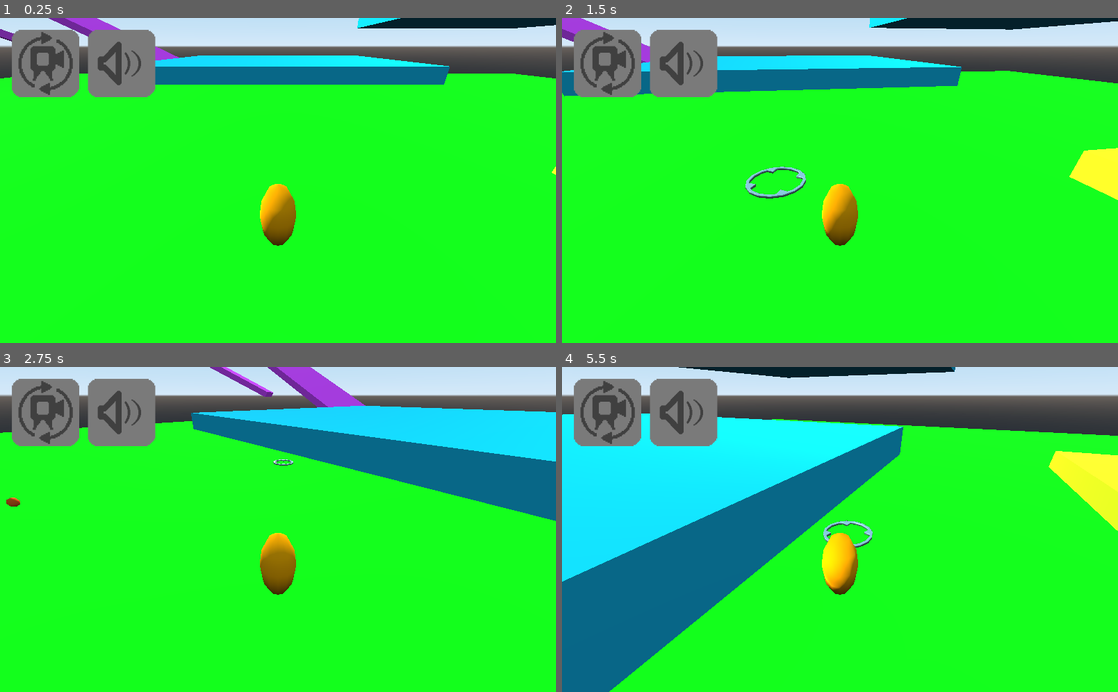
Above: before the commit, frames 1-4 (two rows, left to right).
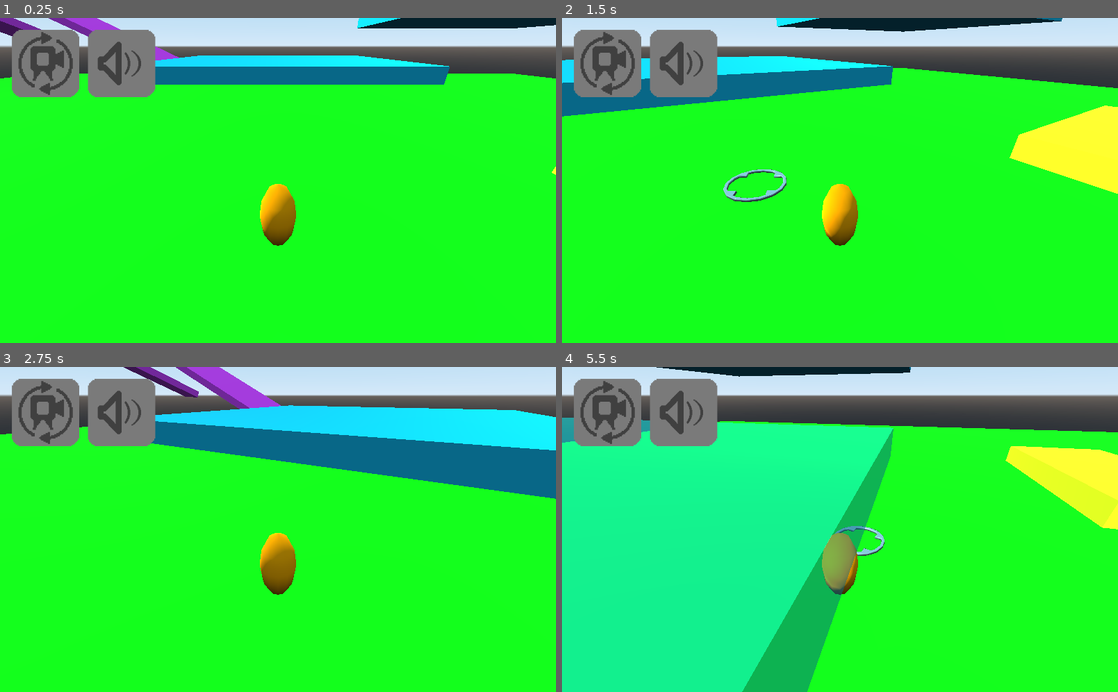
Above: after the commit, the same moments.

Repository: albesca/Test3dPlatformer
Game: Godot game, scene res://Assets/Scenes/Level.tscn
The game is run twice, just before and just after one commit, with the same random seed, the same clock (stepped at 60 frames per second) and the same inputs.
Inputs (mouse positions are in pixels of both pictures, inside the frame that each line leads up to):
- Up to frame 1 (0.25 s): no input
- Up to frame 2 (1.5 s): tap Enter at 0.5 s; move the mouse to (962, 164) at 0.52 s; click (962, 164) at 0.67 s; drag from (728, 196) to (812, 245) at 1.27 s
- Up to frame 3 (2.75 s): move the mouse to (333, 458) at 2.02 s; click (333, 458) at 2.17 s
- Up to frame 4 (5.5 s): drag from (812, 594) to (673, 480) at 2.77 s; tap Space at 3.5 s; move the mouse to (1006, 578) at 3.52 s; click (1006, 578) at 3.67 s; drag from (673, 480) to (756, 448) at 4.27 s; move the mouse to (867, 529) at 5.02 s; click (867, 529) at 5.17 s

The runs differ from the first frame. In frame 1, 0.3% of the frame differs, in the area x 0-8%, y 0-8%; in frame 2, 8.5%; in frame 3, 7.0%; in frame 4, 45%, in the area x 0-100%, y 0-100%.
Error before the commit: Attempt to call function 'queue_free' in base 'previously freed instance' on a null instance. (res://Assets/Scripts/Level.gd:93)

Commit message:
refactored movements

Diff:
--- a/Assets/Scenes/Gui.tscn
+++ b/Assets/Scenes/Gui.tscn
@@ -39,7 +39,6 @@
 }
 
 [node name="DebugData" type="Control" parent="."]
-visible = false
 margin_right = 40.0
 margin_bottom = 40.0
 __meta__ = {
@@ -47,6 +46,7 @@
 }
 
 [node name="Label" type="Label" parent="DebugData"]
+visible = false
 margin_top = 27.0
 margin_right = 40.0
 margin_bottom = 41.0
@@ -55,11 +55,13 @@
 }
 
 [node name="Label2" type="Label" parent="DebugData"]
+visible = false
 margin_top = 54.0
 margin_right = 40.0
 margin_bottom = 68.0
 __meta__ = {
 "_edit_use_anchors_": false
 }
+
 [connection signal="pressed" from="SwitchCamera" to="." method="switch_camera"]
 [connection signal="toggled" from="ToggleMusic" to="." method="toggle_music"]
--- a/Assets/Scenes/Level.tscn
+++ b/Assets/Scenes/Level.tscn
@@ -7,7 +7,7 @@
 [ext_resource path="res://Assets/Scenes/Ledge.tscn" type="PackedScene" id=5]
 [ext_resource path="res://Assets/Scenes/Flag.tscn" type="PackedScene" id=6]
 [ext_resource path="res://Assets/Scenes/Gui.tscn" type="PackedScene" id=7]
-[ext_resource path="res://Assets/Music/green_grass_waltz.ogg" type="AudioStream" id=8]
+[ext_resource path="res://Assets/Music/waltz_piano.ogg" type="AudioStream" id=8]
 [ext_resource path="res://Assets/Scenes/Ramp.tscn" type="PackedScene" id=9]
 
 [node name="Level" type="Spatial"]
@@ -18,10 +18,7 @@
 
 [node name="Player" parent="." instance=ExtResource( 3 )]
 collision_mask = 12
-angle_precision = 0.01
-rotating_speed = 16.0
-max_angle_to_move = 0.25
-walking_speed = 8.0
+jump_strenght = 12.0
 
 [node name="Camera2" type="Camera" parent="Player"]
 transform = Transform( 0.965926, -5.55139e-09, 0.258819, -0.258819, -4.2167e-08, 0.965926, 5.55139e-09, -1, -4.2167e-08, 5, 20, 0 )
@@ -76,7 +73,7 @@
 transform = Transform( 1, 0, 0, 0, 1, 0, 0, 0, 1, 25, 6, 40 )
 
 [node name="Ramp2" parent="." instance=ExtResource( 9 )]
-transform = Transform( 0.707107, 0, 0.707107, 0, 1, 0, -0.707107, 0, 0.707107, 50, 12, 30 )
+transform = Transform( 0.5, 0, 0.866026, 0, 1, 0, -0.866026, 0, 0.5, 45, 12, 30 )
 
 [node name="Flag" parent="." instance=ExtResource( 6 )]
 transform = Transform( 0.707107, 0, 0.707107, 0, 1, 0, -0.707107, 0, 0.707107, 40, 20, 20 )
@@ -87,6 +84,7 @@
 
 [node name="MusicBackground" type="AudioStreamPlayer" parent="."]
 stream = ExtResource( 8 )
+
 [connection signal="set_destination" from="Gound" to="." method="set_destination"]
 [connection signal="despawn_destination_marker" from="Player" to="." method="despawn_destination_marker"]
 [connection signal="reset_level" from="Player" to="." method="reset_level"]
--- a/Assets/Scripts/Global.gd
+++ b/Assets/Scripts/Global.gd
@@ -10,6 +10,9 @@
 const FALL_FACTOR = 4.0
 const OBJECT_PICKED = "object picked"
 const MAX_SLOPE = PI/3
+const STATE_ON_GROUND = "state on ground"
+const STATE_FALLING = "state falling"
+const STATE_JUMPING = "state jumping"
 
 
 func round_vector3(vector, precision = DEFAULT_PRECISION):
--- a/Assets/Scripts/Level.gd
+++ b/Assets/Scripts/Level.gd
@@ -30,10 +30,12 @@
 
 	if counter > 15:
 		counter = 0
-		$Gui/DebugData/Label.text = str($Player.transform)
-		$Gui/DebugData/Label2.text = str(round($Player.velocity.x * 100.0) / \
-				100.0) + " - " + str(round($Player.velocity.y * 100.0) / \
-				100.0) + " - " + str(round($Player.velocity.x * 100.0) / 100.0)
+#		$Gui/DebugData/Label.text = str($Player.transform)
+#		$Gui/DebugData/Label2.text = str(round($Player.velocity.x * 100.0) / \
+#				100.0) + " - " + str(round($Player.velocity.y * 100.0) / \
+#				100.0) + " - " + str(round($Player.velocity.x * 100.0) / 100.0)
+		$Gui/DebugData/Label.text = str($Player.velocity)
+		$Gui/DebugData/Label2.text = str($Player.last_angle_to_destination)
 	else:
 		counter += 1
 
--- /dev/null
+++ b/Assets/Scripts/MobNew.gd
@@ -0,0 +1,181 @@
+extends KinematicBody
+
+
+export var acceleration_factor = 20.0
+export var angle_precision = 0.05
+export var distance_precision = 1
+export var height = 1.0
+export var jump_strenght = 10.0
+export var jump_min_impulse = 0.25
+export var jump_max_impulse = 0.75
+export var speed_precision = 0.01
+export var turning_speed = 5.0
+export var walking_speed = 10.0
+
+var destination = null
+var destination_far = false
+var jump_impulse = null
+var last_distance_to_destination = 0
+var last_angle_to_destination = 0
+var mob_state
+var speed = 0
+var velocity = Vector3.ZERO
+
+
+func get_jump_vector(jump_factor):
+	var jump_angle = acos(clamp(jump_factor / height, jump_min_impulse, \
+			jump_max_impulse))
+	var result = transform.basis.z.rotated(transform.basis.x, -jump_angle)
+	return result
+
+
+func evaluate_state():
+	if is_on_ground():
+		mob_state = Global.STATE_ON_GROUND
+	else:
+		if velocity.y > 0:
+			mob_state = Global.STATE_JUMPING
+		else:
+			mob_state = Global.STATE_FALLING
+
+
+func is_on_ground():
+	return is_on_floor()
+
+
+func get_angle_to_target(target):
+	var target_transform = transform.looking_at(target, Vector3.UP)
+	var starting_rotation = transform.rotated(Vector3.UP, PI).basis.get_euler().y
+	var target_rotation = target_transform.basis.get_euler().y
+	var angle_to_target = target_rotation - starting_rotation
+	if abs(angle_to_target) > PI:
+		angle_to_target = (2 * PI - abs(angle_to_target)) * \
+				(abs(angle_to_target) / angle_to_target) * -1
+	return angle_to_target
+
+
+func get_angle_rotation(angle_to_target, distance, delta):
+	var speed_factor = clamp(speed, 1, walking_speed)
+	var rotating_factor = clamp(turning_speed * (abs(angle_to_target) / PI) * \
+			speed_factor, turning_speed * \
+			Global.MIN_ROTATING_SPEED, turning_speed)
+	var distance_factor = cos(clamp(abs(distance - distance_precision), 0, \
+			PI / 2)) * 3
+	if distance < distance_precision and !destination_far:
+		rotating_factor *= 1 + distance_factor
+
+	var result = clamp(abs(angle_to_target) * rotating_factor * \
+			delta, 0, abs(angle_to_target)) * (angle_to_target / \
+			abs(angle_to_target))
+	return result
+
+
+func get_destination_same_altitude(target):
+	var result = Vector3(target)
+	result.y = transform.origin.y
+	return result
+
+
+func is_getting_closer(distance_to_destination):
+	var result = false
+	if last_distance_to_destination == 0 or velocity == Vector3.ZERO:
+		result = true
+	elif distance_to_destination < last_distance_to_destination:
+		result = true
+
+	return result
+
+
+func get_ground_normal():
+	var result = Vector3.ZERO
+	if is_on_floor():
+		result = get_floor_normal()
+
+	return result
+
+
+func get_angle_precision(_distance):
+	return angle_precision
+
+
+func reset_destination():
+	destination = null
+	destination_far = false
+	last_distance_to_destination = 0
+	last_angle_to_destination = 0
+	speed = 0
+
+
+func _physics_process(delta):
+	evaluate_state()
+	if mob_state == Global.STATE_ON_GROUND:
+		var is_braking = false
+		velocity.y = 0
+		if destination:
+			var distance_to_destination = transform.origin.distance_to(\
+					get_destination_same_altitude(destination))
+
+			var angle_to_target = get_angle_to_target(\
+					get_destination_same_altitude(destination))
+			if abs(angle_to_target) > get_angle_precision( \
+					distance_to_destination):
+				var angle_rotation = get_angle_rotation(angle_to_target, \
+						distance_to_destination, delta)
+				rotate_y(angle_rotation)
+
+			if distance_to_destination > distance_precision:
+				if is_getting_closer(distance_to_destination):
+					last_distance_to_destination = distance_to_destination
+					speed = clamp(speed + acceleration_factor * delta * \
+							cos(angle_to_target), 0, walking_speed * \
+							abs(cos(angle_to_target)))
+					var movement_direction = transform.basis.z
+					var ground_normal = get_ground_normal()
+					if ground_normal != Vector3.ZERO:
+						var angle_to = transform.basis.y.angle_to(\
+								ground_normal)
+						if (angle_to > 0 + Global.DEFAULT_PRECISION) :
+							var axis = transform.basis.y.cross(ground_normal)
+							if axis != Vector3.ZERO and axis.length() != 0:
+								movement_direction = movement_direction.rotated(
+									axis.normalized(), angle_to
+								)
+
+					velocity = movement_direction * speed
+				else:
+					is_braking = true
+			else:
+				if destination_far or abs(angle_to_target) < \
+						get_angle_precision(distance_to_destination) or ( \
+						last_distance_to_destination < \
+						distance_to_destination and \
+						last_distance_to_destination != 0) or \
+						(last_angle_to_destination != 0 and abs( \
+						angle_to_target) > abs(last_angle_to_destination)):
+					reset_destination()
+				else:
+					is_braking = true
+
+			last_angle_to_destination = angle_to_target
+		else:
+			is_braking = true
+
+		if is_braking:
+			var drag = clamp(Global.DRAG_FACTOR * delta, 0, 1)
+			velocity += -velocity * drag
+			if velocity.length() < speed_precision:
+				velocity = Vector3.ZERO
+
+	else:
+		var fall_factor = 1.0
+		if velocity.y < Global.FALL_THRESHOLD:
+			fall_factor = Global.FALL_FACTOR
+		velocity.y = clamp(velocity.y - Global.GRAVITY_FACTOR * delta * \
+				fall_factor, -Global.GRAVITY_FACTOR * fall_factor, velocity.y)
+
+	if jump_impulse:
+		velocity += jump_impulse
+		jump_impulse = null
+
+	if velocity != Vector3.ZERO:
+		velocity = move_and_slide(velocity, Vector3.UP)
--- a/Assets/Scripts/Player.gd
+++ b/Assets/Scripts/Player.gd
@@ -1,4 +1,4 @@
-extends "res://Assets/Scripts/Mob.gd"
+extends "res://Assets/Scripts/MobNew.gd"
 
 signal reset_level
 signal spawn_destination_marker(position)
@@ -22,33 +22,57 @@
 		reset_player()
 
 
+func is_on_ground():
+	return is_on_floor() or $GroundDetector.is_colliding()
+
+
+func get_ground_normal():
+	var result = Vector3.ZERO
+	if is_on_floor():
+		result = get_floor_normal()
+	elif $GroundDetector.is_colliding():
+		result = $GroundDetector.get_collision_normal()
+
+	return result
+
+
+func check_distance():
+	var distance = transform.origin.distance_to(destination)
+	if distance > distance_precision * 2.0:
+		destination_far = true
+
+
 func jump(_camera, event, click_position, _click_normal, _shape_idx):
 	if event is InputEventMouseButton and event.button_index == BUTTON_LEFT \
 			and event.pressed:
-		if standing_on_ground and !jumping:
+		if mob_state == Global.STATE_ON_GROUND:
 			reset_destination()
-			velocity += get_jump_vector(click_position.y - transform.origin.y) \
-					* jump_strenght
-			jumping = true
-			print(velocity)
-		else:
-			print("I can't jump in midair!")
+			jump_impulse = get_jump_vector(click_position.y - \
+					transform.origin.y) * jump_strenght
+
+
+func get_angle_precision(distance):
+	var distance_factor = cos(clamp(abs(distance - distance_precision), 0, \
+			PI / 2)) * 3
+	return angle_precision * (1 + distance_factor)
 
 
 func set_destination(new_destination):
 	reset_destination()
 	destination = new_destination
+	check_distance()
 	emit_signal("spawn_destination_marker", destination)
 	print(transform.origin)
 	print(destination)
 
 
 func reset_destination():
-	destination = null
-	last_distance_to_destination = 0
-	last_angle_to_destination = 0
-	speed = 0
-	emit_signal("despawn_destination_marker")
+	if destination:
+		destination = null
+		last_distance_to_destination = 0
+		last_angle_to_destination = 0
+		speed = 0
+		emit_signal("despawn_destination_marker")
 
 
 func reset_player():
--- a/project.godot
+++ b/project.godot
@@ -10,7 +10,6 @@
 
 _global_script_classes=[  ]
 _global_script_class_icons={
-
 }
 
 [application]
Not shown, added: Assets/Music/waltz_piano.ogg.import
Not shown, added: Assets/Music/waltz_piano.ogg
